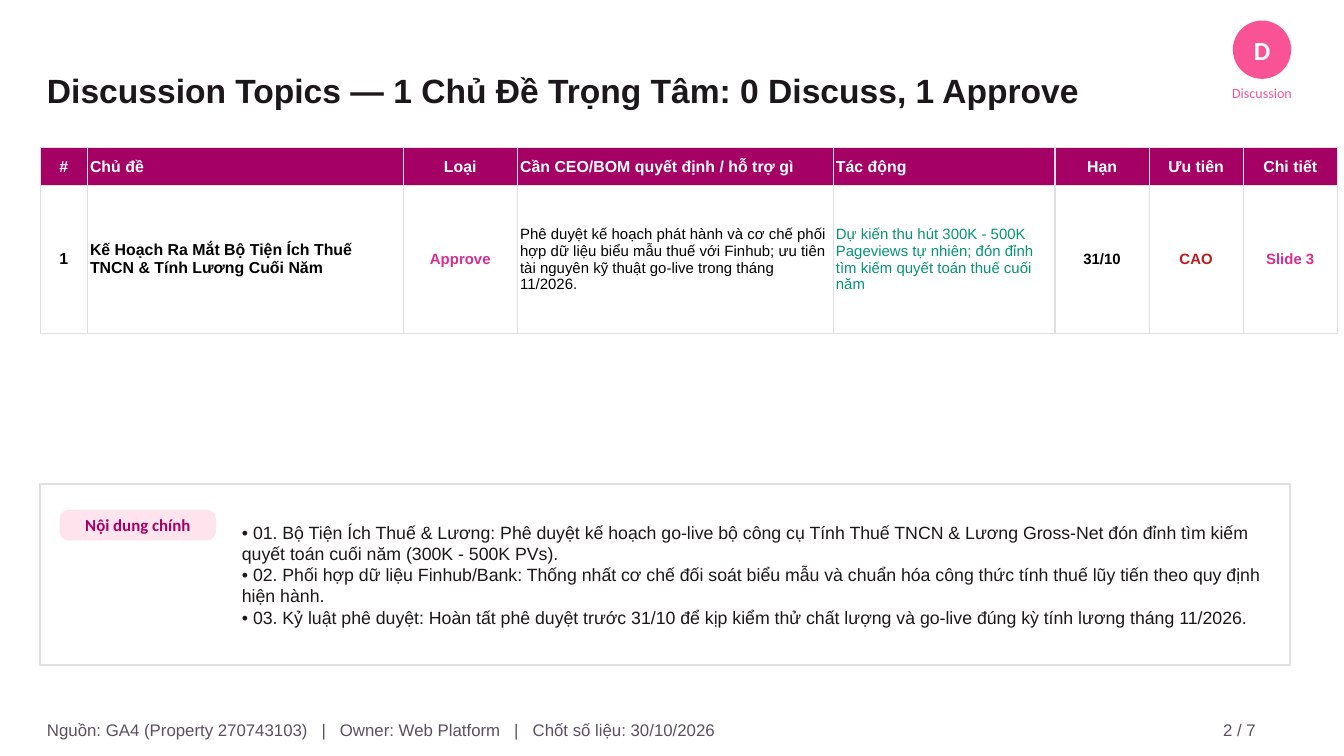
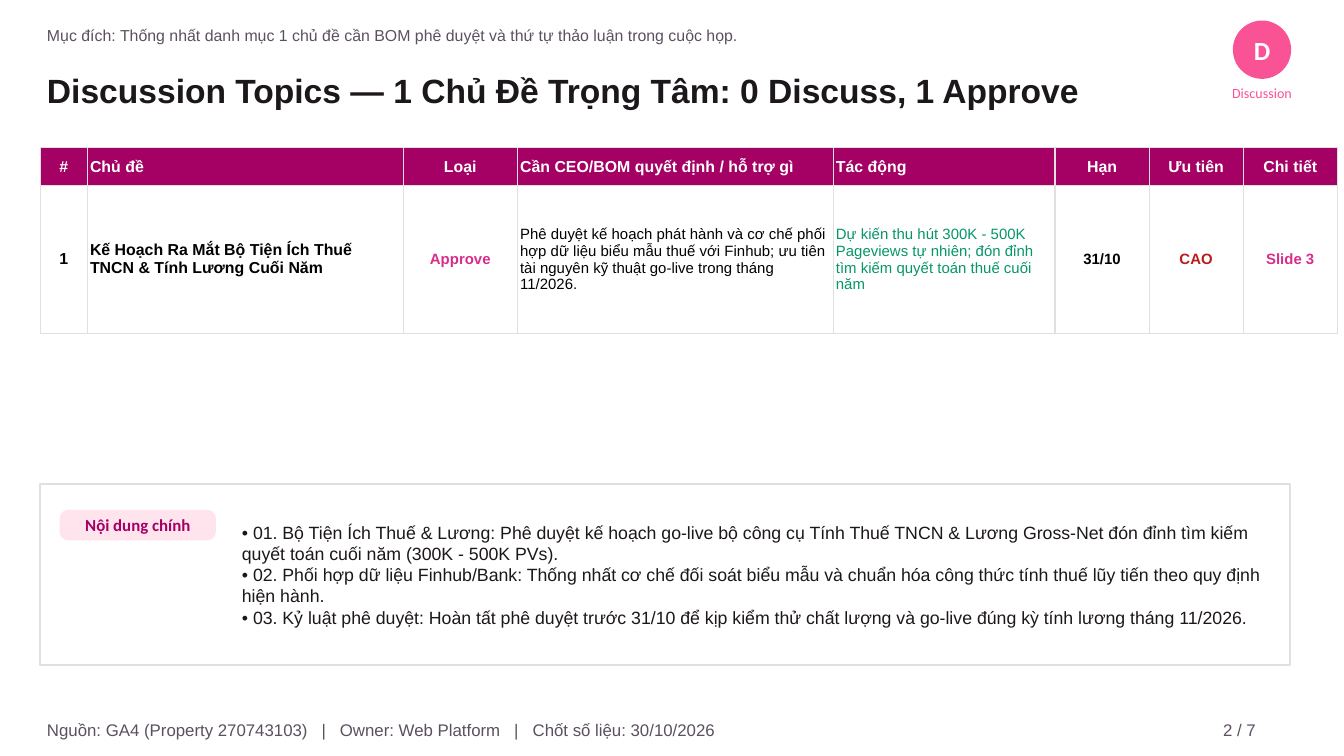
Before and after one commit to vanhien26/hienho-knowledgebase, a slide deck: slide 2 of 07_REPORTS/docs/presentations/Web_Platform_Thang_10_2026_Monthly_Report.pptx. Drawn at 1344x756 pixels with LibreOffice and Linux fonts; fonts in the diff are those of the drawing. Boxes give left, top, right and bottom in pixels: in the first picture for what was removed or moved away, otherwise in the second. Text is boxed around its words. In the diff, an @@ line names an element or a change of style, - is before the commit and + after.

```diff
--- a/07_REPORTS/docs/presentations/Web_Platform_Thang_10_2026_Monthly_Report.pptx
+++ b/07_REPORTS/docs/presentations/Web_Platform_Thang_10_2026_Monthly_Report.pptx
@@ text added at [47, 29, 737, 45], 8.5 pt, text #5C5060 @@
+Mục đích: Thống nhất danh mục 1 chủ đề cần BOM phê duyệt và thứ tự thảo luận trong cuộc họp.
```
Also in this commit, not shown: 5 other slides changed, 1 other file.
